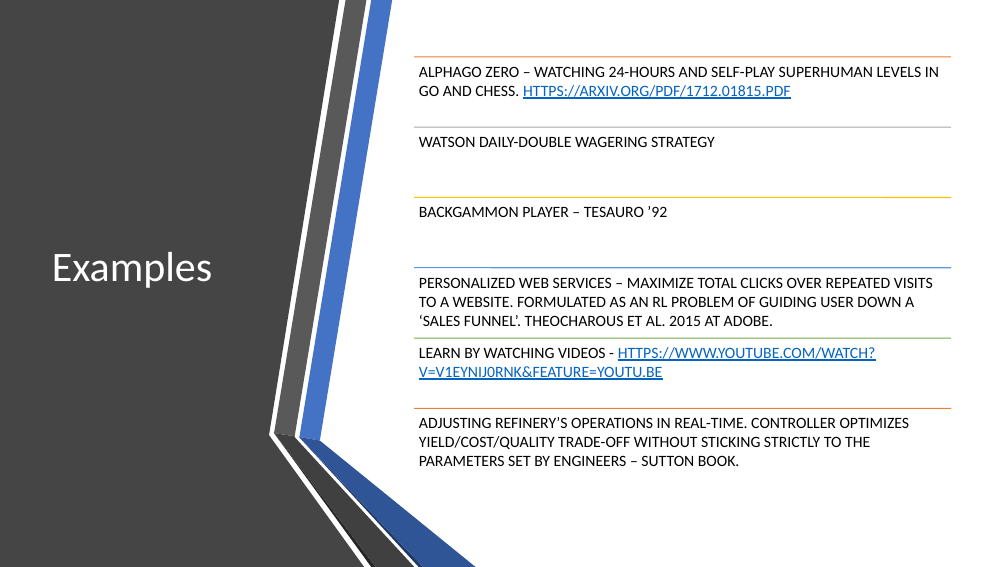
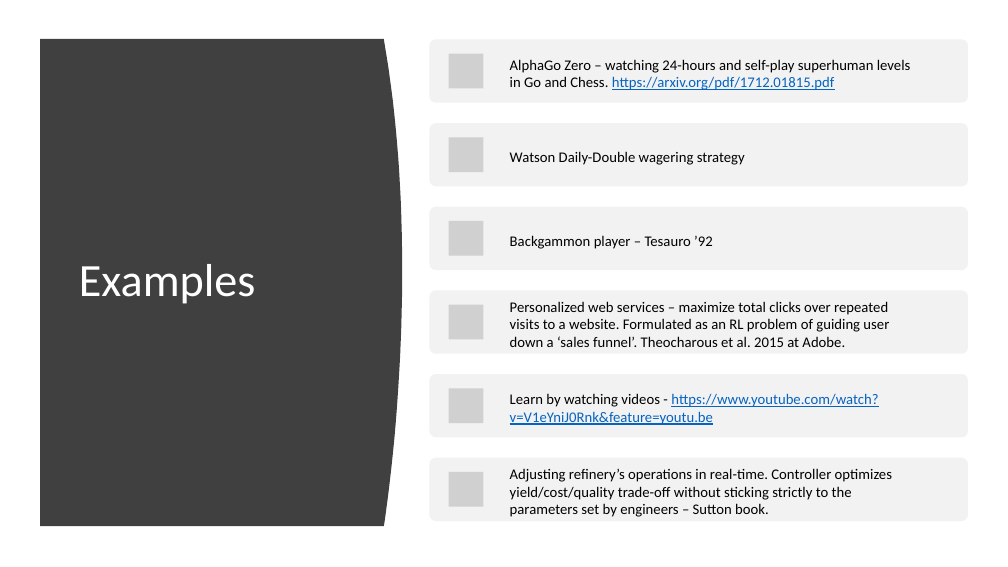
Before and after one commit to ameet123/rl_demo, a slide deck: slide 4 of RL.pptx. Drawn at 1008x567 pixels with LibreOffice and Linux fonts; fonts in the diff are those of the drawing; grey boxes stand for pictures. Boxes give left, top, right and bottom in pixels: in the first picture for what was removed or moved away, otherwise in the second. Text is boxed around its words. In the diff, an @@ line names an element or a change of style, - is before the commit and + after.

Commit message:
added ppt

```diff
--- a/RL.pptx
+++ b/RL.pptx
@@ freeform shape: place and size @@
-freeform shape at [0, 0, 364, 567]
+freeform shape at [40, 39, 402, 526]
@@ freeform shape at [40, 39, 402, 526]: fill #454545 to #404040 @@
@@ text at [510, 59, 911, 90]: text changed; size 15 to 14 pt @@
-ALPHAGO ZERO – WATCHING 24-HOURS AND SELF-PLAY SUPERHUMAN LEVELS IN GO AND CHESS. HTTPS://ARXIV.ORG/PDF/1712.01815.PDF
+AlphaGo Zero – watching 24-hours and self-play superhuman levels in Go and Chess. https://arxiv.org/pdf/1712.01815.pdf
@@ title "Examples": place and size @@
-title "Examples" at [52, 252, 212, 288]
+title "Examples" at [79, 264, 256, 304]
@@ title "Examples" at [79, 264, 256, 304]: size 40 to 44 pt @@
@@ text at [510, 151, 745, 165]: text changed; size 15 to 14 pt @@
-WATSON DAILY-DOUBLE WAGERING STRATEGY
+Watson Daily-Double wagering strategy
@@ text at [510, 235, 713, 249]: text changed; size 15 to 14 pt @@
-BACKGAMMON PLAYER – TESAURO ’92
+Backgammon player – Tesauro ’92
@@ text at [510, 301, 889, 347]: text changed; size 15 to 14 pt @@
-PERSONALIZED WEB SERVICES – MAXIMIZE TOTAL CLICKS OVER REPEATED VISITS TO A WEBSITE. FORMULATED AS AN RL PROBLEM OF GUIDING USER DOWN A ‘SALES FUNNEL’. THEOCHAROUS ET AL. 2015 AT ADOBE.
+Personalized web services – maximize total clicks over repeated visits to a website. Formulated as an RL problem of guiding user down a ‘sales funnel’. Theocharous et al. 2015 at Adobe.
@@ group removed at [414, 57, 951, 408]: 6 lines @@
@@ text at [510, 393, 878, 425]: text changed; size 15 to 14 pt @@
-LEARN BY WATCHING VIDEOS - HTTPS://WWW.YOUTUBE.COM/WATCH?V=V1EYNIJ0RNK&FEATURE=YOUTU.BE
+Learn by watching videos - https://www.youtube.com/watch?v=V1eYniJ0Rnk&feature=youtu.be
@@ group removed at [274, 0, 476, 567]: 6 freeform shapes @@
@@ group added at [430, 39, 968, 521]: 6 rounded rectangles, 6 pictures @@
@@ vertical alignment top to middle in 6 elements at [510, 151, 745, 165], [510, 235, 713, 249], [510, 59, 911, 90], [510, 301, 889, 347], [510, 393, 878, 425], [510, 468, 892, 517] @@
@@ text at [510, 468, 892, 517]: text changed; size 15 to 14 pt @@
-ADJUSTING REFINERY’S OPERATIONS IN REAL-TIME. CONTROLLER OPTIMIZES YIELD/COST/QUALITY TRADE-OFF WITHOUT STICKING STRICTLY TO THE PARAMETERS SET BY ENGINEERS – SUTTON BOOK.
+Adjusting refinery’s operations in real-time. Controller optimizes yield/cost/quality trade-off without sticking strictly to the parameters set by engineers – Sutton book.
```
Also in this commit, not shown: 2 slides added.
